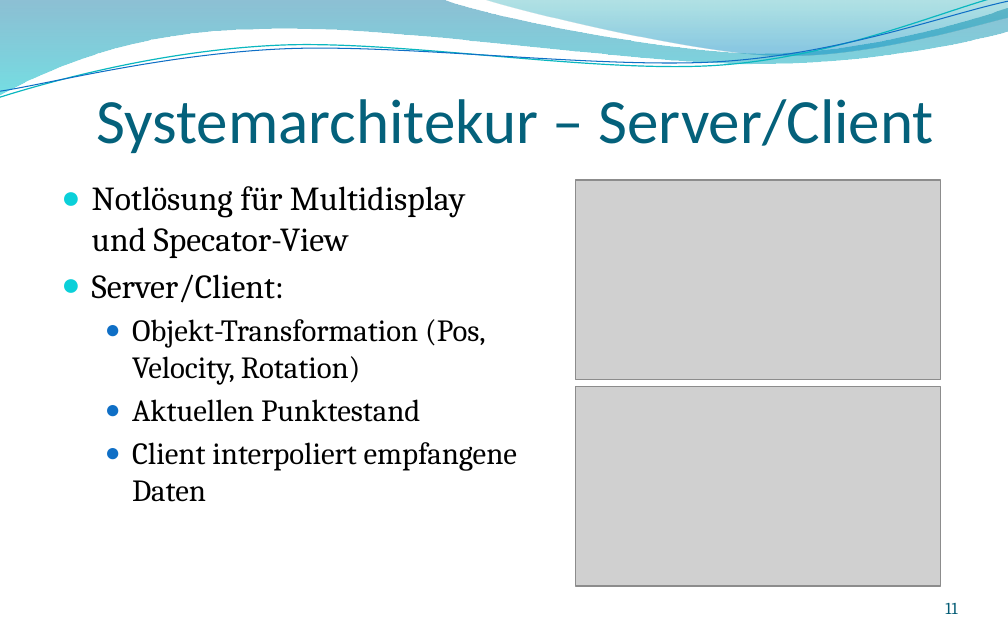
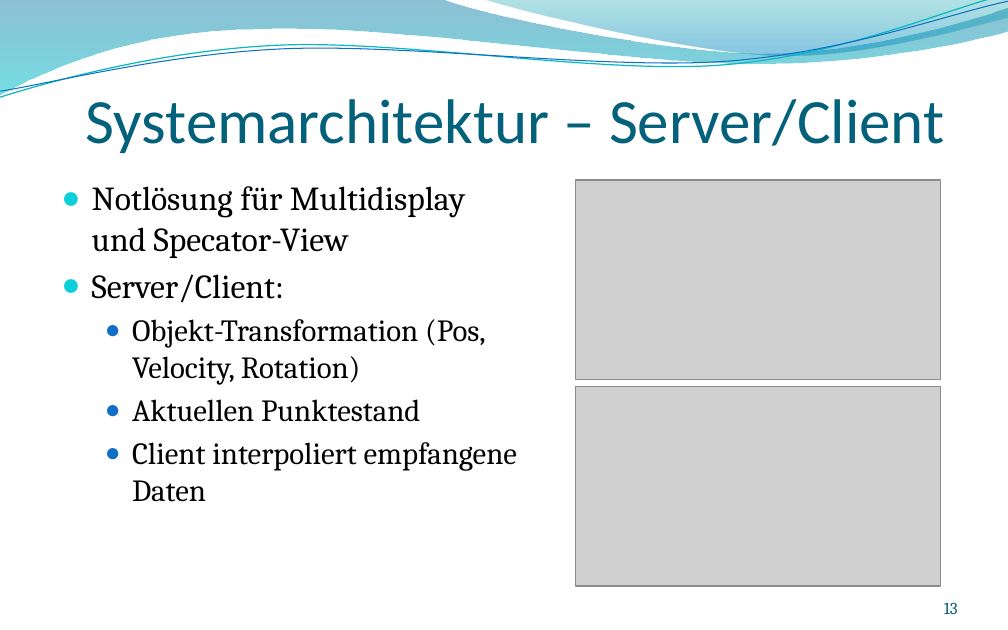
Before and after one commit to andreasdietze/Rift-Wingsuit, a slide deck: slide 13 of Präsentationen/Finale Präsentation/Finale-Präsentation-Rift-Wingsuit.pptx (slide 11 before the commit). Drawn at 1008x630 pixels with LibreOffice and Linux fonts; fonts in the diff are those of the drawing; grey boxes stand for pictures; background and template pictures are left out. Boxes give left, top, right and bottom in pixels: in the first picture for what was removed or moved away, otherwise in the second. Text is boxed around its words. In the diff, an @@ line names an element or a change of style, - is before the commit and + after.

```diff
--- a/Präsentationen/Finale Präsentation/Finale-Präsentation-Rift-Wingsuit.pptx
+++ b/Präsentationen/Finale Präsentation/Finale-Präsentation-Rift-Wingsuit.pptx
@@ title at (86, 99, 945, 153): text changed @@
-Systemarchitekur – Server/Client
+Systemarchitektur – Server/Client
@@ page number at (944, 602, 958, 614): text changed @@
-11
+13
```
Also in this commit, not shown: 10 other slides changed, 2 slides added.
